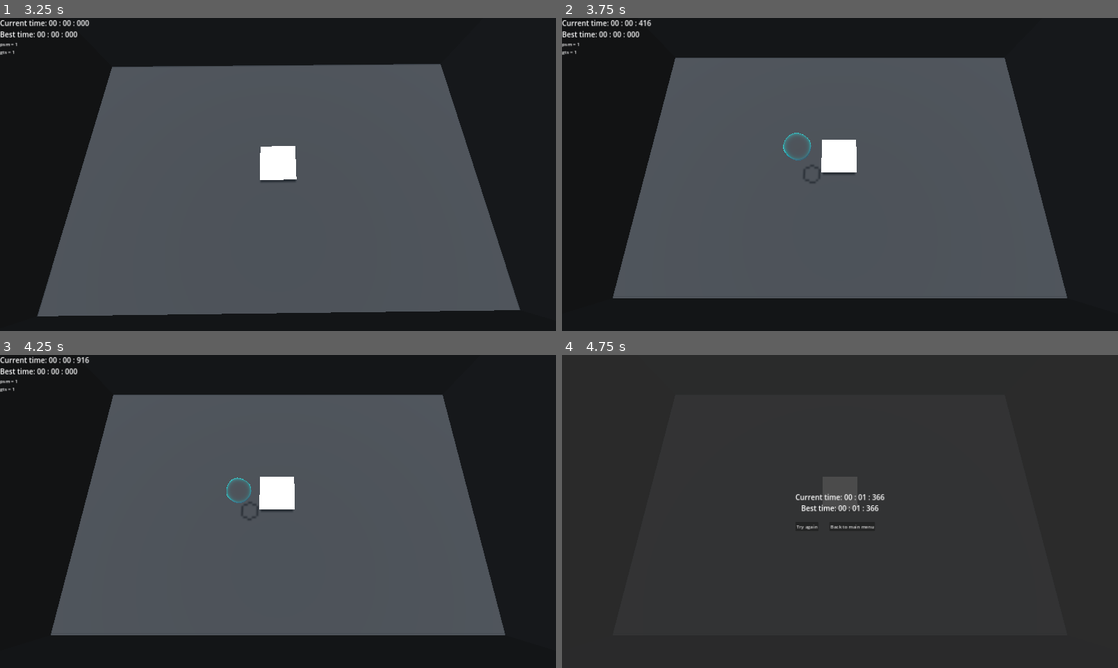
Above: before the commit, frames 1-4 (two rows, left to right).
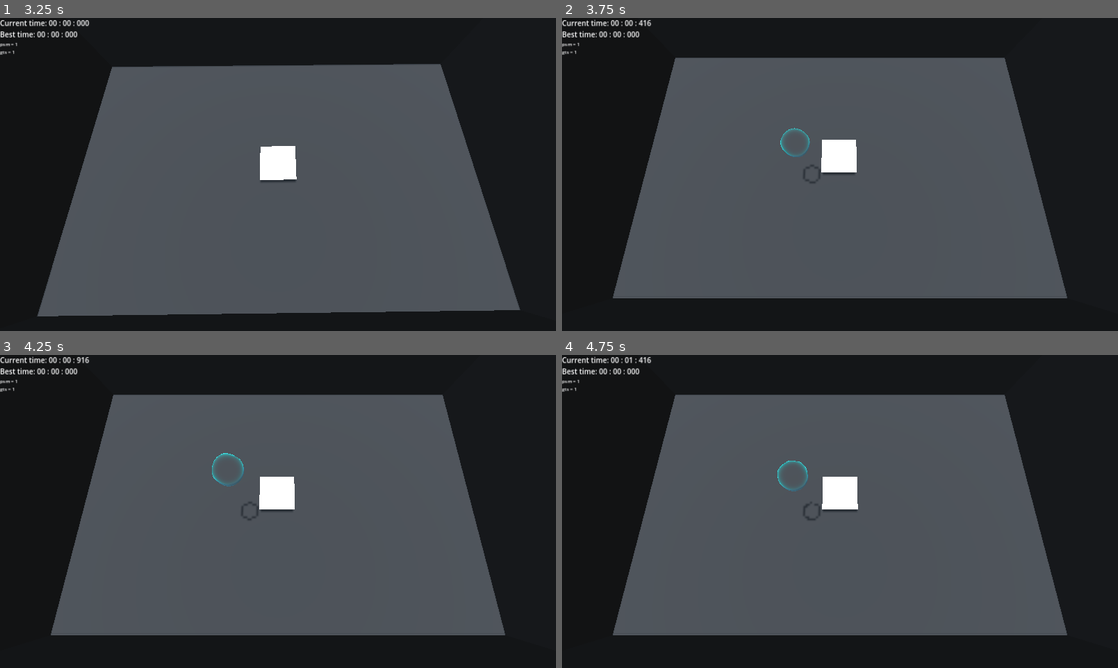
Above: after the commit, the same moments.

Repository: warriormaster12/Fsj2025
Game: Godot game, scene res://levels/actual_level.tscn
The game is run twice, just before and just after one commit, with the same random seed, the same clock (stepped at 60 frames per second) and the same inputs.
Inputs:
- Up to frame 1 (3.25 s): click "Start game" at 0.5 s; click "Start game" at 1.25 s; tap Space (dash) at 2.1 s; tap S (move_d) at 2.85 s
- Up to frame 2 (3.75 s): tap A (move_l) at 3.6 s
- Up to frame 3 (4.25 s): no input
- Up to frame 4 (4.75 s): tap D (move_r) at 4.35 s

Frame 1 is identical in both runs. In frame 2, 0.1% of the frame differs, in the area x 39-45%, y 35-46%; in frame 3, 0.2%; in frame 4, 54%, in the area x 0-91%, y 0-90%.

Commit message:
Change bubble gravity stuff

Diff:
--- a/scripts/bubble.gd
+++ b/scripts/bubble.gd
@@ -4,6 +4,9 @@
 signal bubble_bounce()
 
 const HORIZONTAL_SPEED = 2
+const GRAVITY: float = 5
+const BOUNCE_STRENGTH_MIN: float = 3
+const BOUNCE_STRENGTH_MAX: float = 6
 
 var player: CharacterBody3D = null
 
@@ -17,13 +20,13 @@
 
 func _physics_process(delta: float) -> void:
 	if not is_on_floor():
-		velocity += get_gravity() * delta
+		velocity += Vector3.DOWN * GRAVITY * delta
 	else:
 		bubble_bounce.emit()
 		var player_delta: Vector3 = position - player.position
 		var direction: Vector3 = player_delta.clamp(Vector3(-1, 0, -1), Vector3(1, 0, 1))
 		direction = 0.5 * direction + 1 * Vector3(randf_range(-1, 1), 0, randf_range(-1, 1))
-		velocity = -get_gravity() * randf_range(0.75, 1.0) + 4 * direction
+		velocity = Vector3.UP * randf_range(BOUNCE_STRENGTH_MIN, BOUNCE_STRENGTH_MAX) + 4 * direction
 
 	move_and_slide()
 
